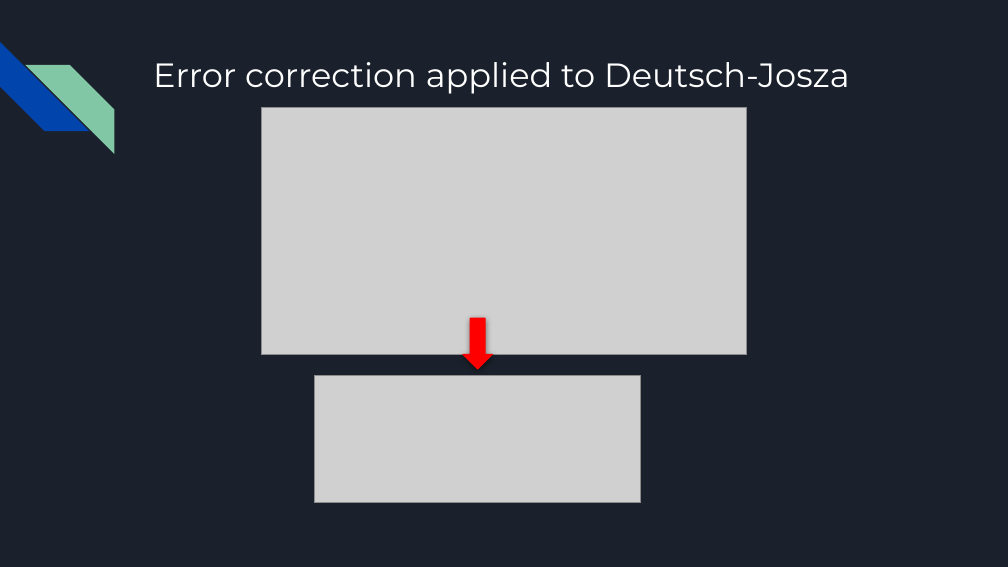
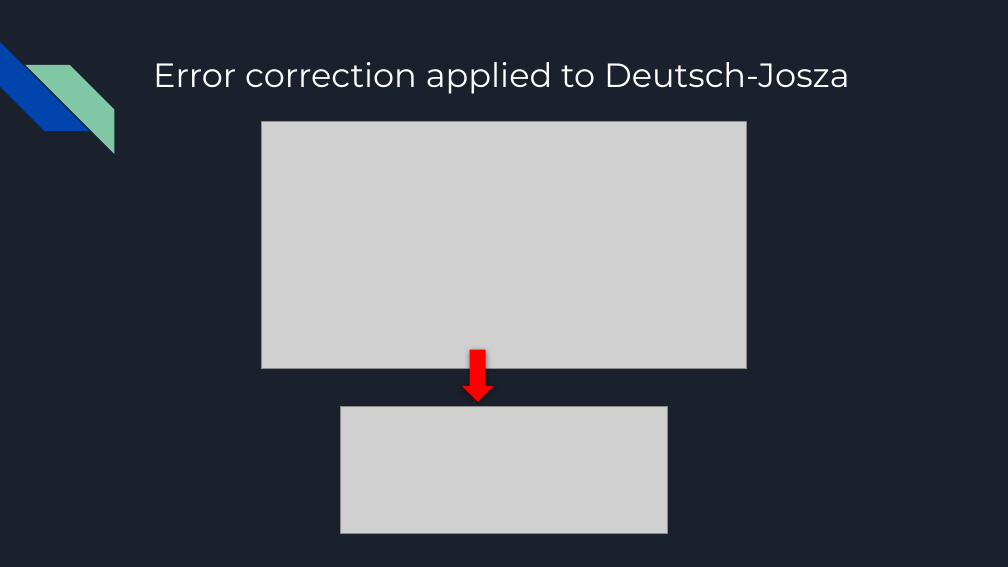
Before and after one commit to philippemnoel/QuantumErrorCorrectionProject, a slide deck: slide 10 of QEC Final Project.pptx (slide 9 before the commit). Drawn at 1008x567 pixels with LibreOffice and Linux fonts; fonts in the diff are those of the drawing; grey boxes stand for pictures. Boxes give left, top, right and bottom in pixels: in the first picture for what was removed or moved away, otherwise in the second. Text is boxed around its words. In the diff, an @@ line names an element or a change of style, - is before the commit and + after.

```diff
--- a/QEC Final Project.pptx
+++ b/QEC Final Project.pptx
@@ picture moved from (x1=261, y1=108, x2=747, y2=355) to (x1=261, y1=122, x2=747, y2=369) @@
@@ down arrow moved from (x1=463, y1=319, x2=492, y2=370) to (x1=463, y1=350, x2=492, y2=401) @@
@@ picture moved from (x1=314, y1=376, x2=641, y2=503) to (x1=341, y1=406, x2=667, y2=533) @@
```
Also in this commit, not shown: 2 other slides changed, 1 slide added.
